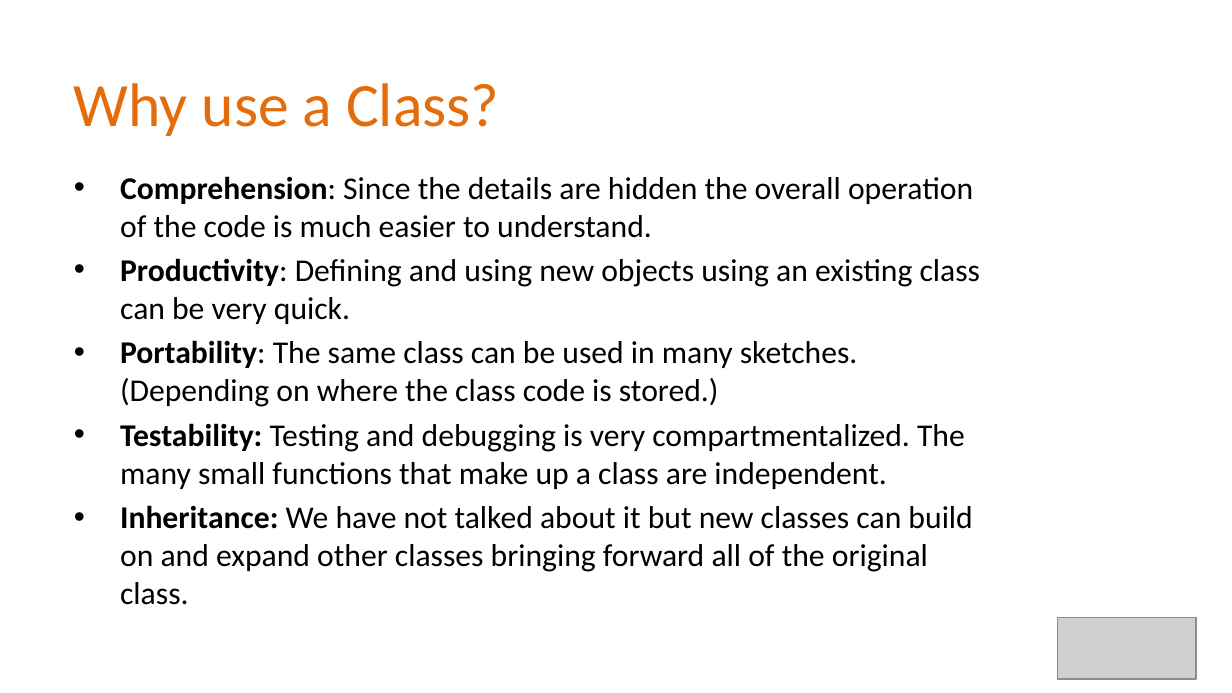
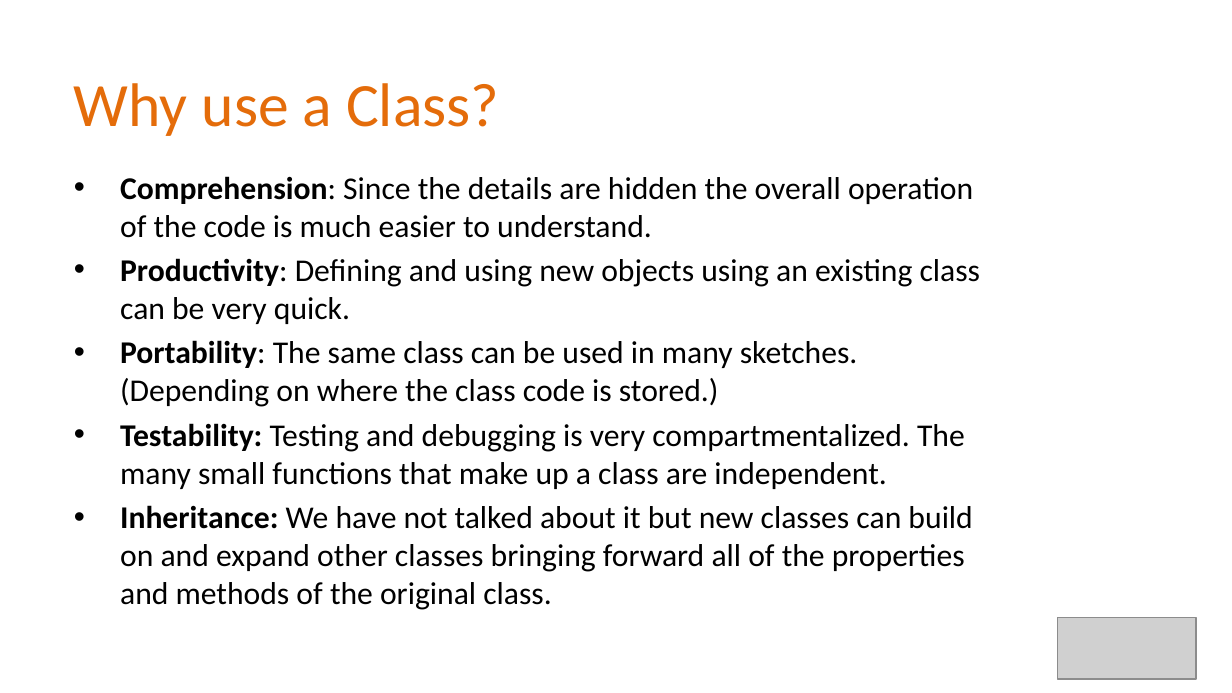
Before and after one commit to Alan-Lomax/MERG-SIG-Presentations, a slide deck: slide 28 of Introduction to Class Programming Part 1.pptx. Drawn at 1232x693 pixels with LibreOffice and Linux fonts; fonts in the diff are those of the drawing; grey boxes stand for pictures; background and template pictures are left out. Boxes give left, top, right and bottom in pixels: in the first picture for what was removed or moved away, otherwise in the second. Text is boxed around its words. In the diff, an @@ line names an element or a change of style, - is before the commit and + after.

```diff
--- a/Introduction to Class Programming Part 1.pptx
+++ b/Introduction to Class Programming Part 1.pptx
@@ text at (x1=120, y1=505, x2=972, y2=610): text changed @@
-• Inheritance: We have not talked about it but new classes can build on and expand other classes bringing forward all of the original class.
+• Inheritance: We have not talked about it but new classes can build on and expand other classes bringing forward all of the properties and methods of the original class.
```
Also in this commit, not shown: 10 other slides changed.
